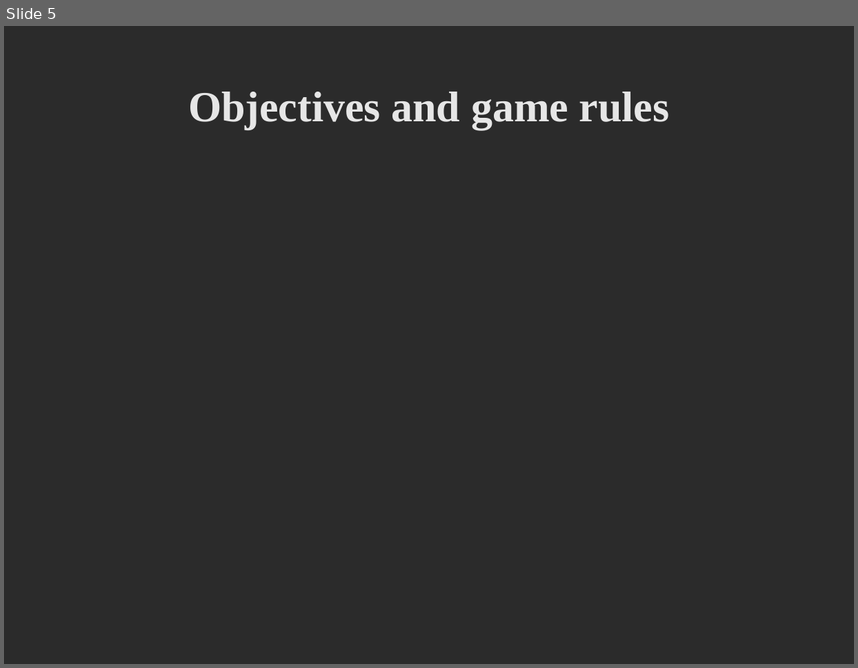
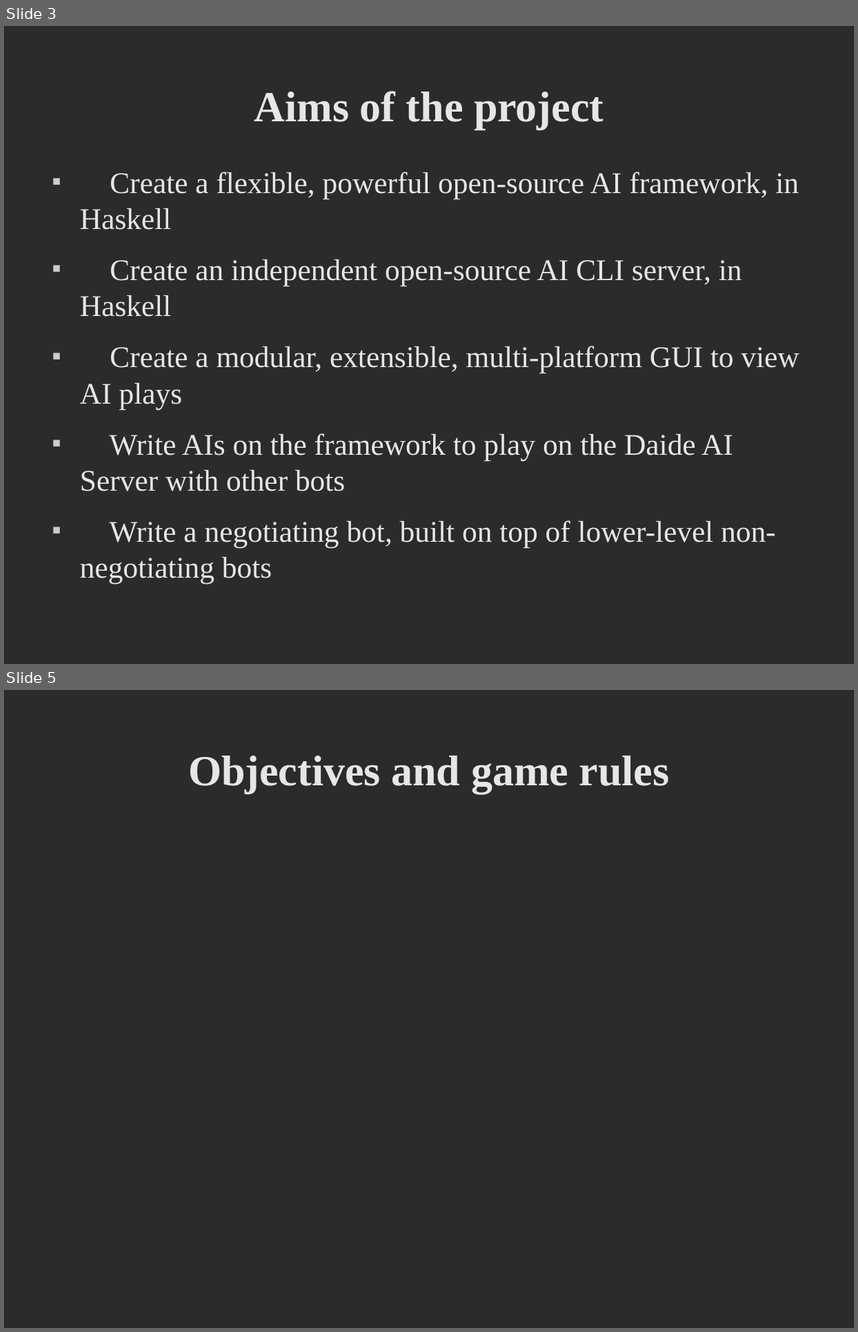
Before and after one commit to deltaluca/flappy, a slide deck: Presentation/ProjectDemonstration.odp. Shown one above the other, each under a label of ours: slide 5 before the commit, slides 3 and 5 after it; the slides between them are not shown. The pictures are 858x668 and 858x1332 pixels, drawn with LibreOffice and Linux fonts; fonts in the diff are those of the drawing; background and template pictures are left out; a plain dark background stands for a picture behind light text. Boxes give left, top, right and bottom in pixels: in the first picture for what was removed or moved away, otherwise in the second. Text is boxed around its words. In the diff, an @@ line names an element or a change of style, - is before the commit and + after.

```diff
--- a/Presentation/ProjectDemonstration.odp
+++ b/Presentation/ProjectDemonstration.odp
@@ slide 3 added at [4,26,854,664], background picture (left out) @@
@@ title added at [254,91,604,129], 40 pt, text #E6E6E6, bold @@
+Aims of the project
@@ text added at [80,172,799,584], 28 pt, text #E6E6E6 @@
+■ Create a flexible, powerful open-source AI framework, in Haskell
+■ Create an independent open-source AI CLI server, in Haskell
+■ Create a modular, extensible, multi-platform GUI to view AI plays
+■ Write AIs on the framework to play on the Daide AI Server with other bots
+■ Write a negotiating bot, built on top of lower-level non-negotiating bots
```
Also in this commit, not shown: 3 slides changed, 9 other slides added, 4 slides removed.
